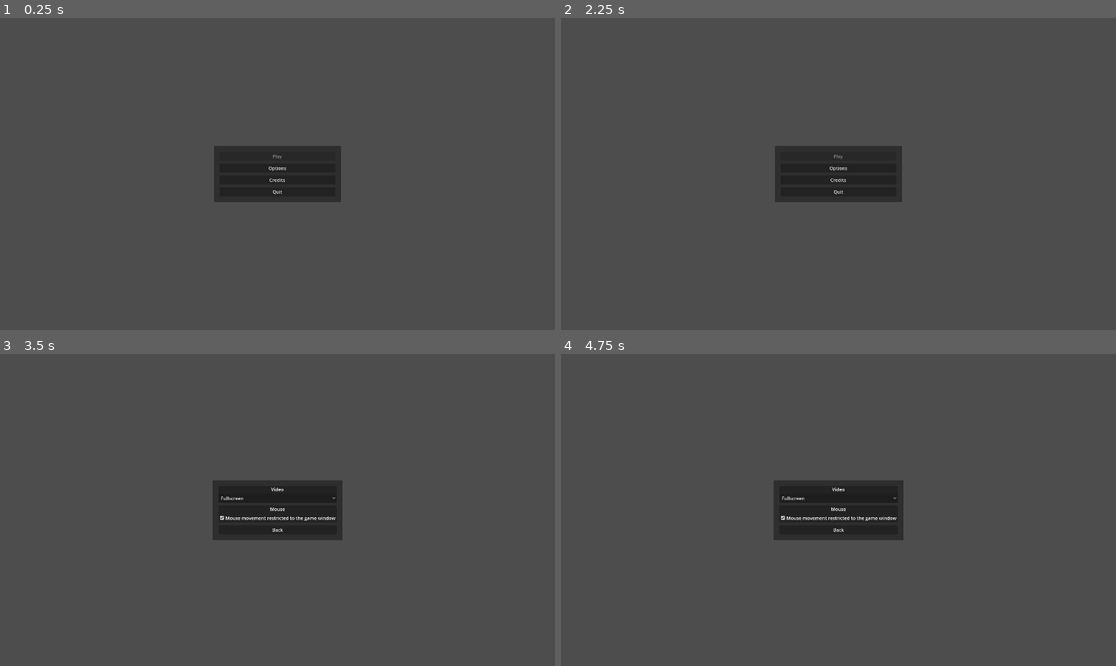
Above: before the commit, frames 1-4 (two rows, left to right).
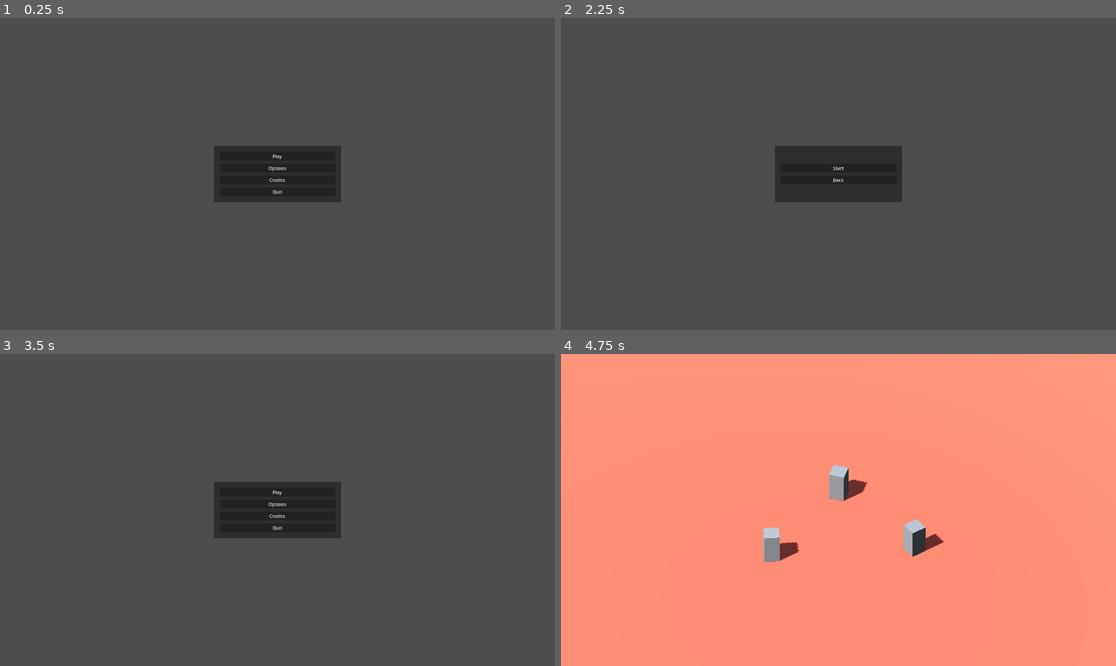
Above: after the commit, the same moments.

Repository: natelindev/command-horizon
Game: Godot game, scene res://source/Main.tscn
Two runs of this game, one before a commit and one after it. Both use one fixed random seed, a clock stepped at 60 frames per second and the inputs below.
Inputs (mouse positions are in pixels of both pictures, inside the frame that each line leads up to):
- Up to frame 1 (0.25 s): no input
- Up to frame 2 (2.25 s): click "Options" at 0.5 s; click "Back" at 1.25 s; click (838, 155) at 2 s, where only the run after the commit has a clickable "Play"
- Up to frame 3 (3.5 s): click "Options" (after the commit: "Back") at 2.75 s
- Up to frame 4 (4.75 s): click "Back" (after the commit: "Play") at 3.5 s; click (838, 503) at 4.25 s, where only the run after the commit has a clickable "Start"

The runs differ from the first frame. In frame 1, less than 0.1% of the frame differs, in the area x 49-51%, y 43-46%; in frame 2, less than 0.1%; in frame 3, 0.6%; in frame 4, 100%, in the area x 0-100%, y 0-100%.

Commit message:
Add dummy 'Play' menu pointing to dummy 'Match'

Diff:
--- a/source/main-menu/Main.gd
+++ b/source/main-menu/Main.gd
@@ -1,4 +1,8 @@
 extends Control
+
+
+func _on_play_button_pressed():
+	get_tree().change_scene_to_file("res://source/main-menu/Play.tscn")
 
 
 func _on_options_button_pressed():
--- a/source/main-menu/Main.tscn
+++ b/source/main-menu/Main.tscn
@@ -12,6 +12,7 @@
 script = ExtResource("1_2uj2d")
 
 [node name="MarginContainer" type="MarginContainer" parent="."]
+layout_mode = 1
 anchors_preset = 8
 anchor_left = 0.5
 anchor_top = 0.5
@@ -25,8 +26,7 @@
 grow_vertical = 2
 
 [node name="MarginContainer" type="MarginContainer" parent="MarginContainer"]
-offset_right = 440.0
-offset_bottom = 194.0
+layout_mode = 2
 theme_override_constants/margin_left = 20
 theme_override_constants/margin_top = 20
 theme_override_constants/margin_right = 20
@@ -34,47 +34,36 @@
 
 [node name="VBoxContainer" type="VBoxContainer" parent="MarginContainer/MarginContainer"]
 custom_minimum_size = Vector2(400, 0)
-offset_left = 20.0
-offset_top = 20.0
-offset_right = 420.0
-offset_bottom = 174.0
+layout_mode = 2
 theme_override_constants/separation = 10
 alignment = 1
 
 [node name="Button" type="Button" parent="MarginContainer/MarginContainer/VBoxContainer"]
-offset_right = 400.0
-offset_bottom = 31.0
+layout_mode = 2
 focus_mode = 0
-disabled = true
 text = "Play"
 
 [node name="Button2" type="Button" parent="MarginContainer/MarginContainer/VBoxContainer"]
-offset_top = 41.0
-offset_right = 400.0
-offset_bottom = 72.0
+layout_mode = 2
 focus_mode = 0
 text = "Options"
 
 [node name="Button3" type="Button" parent="MarginContainer/MarginContainer/VBoxContainer"]
-offset_top = 82.0
-offset_right = 400.0
-offset_bottom = 113.0
+layout_mode = 2
 focus_mode = 0
 text = "Credits"
 
 [node name="Button4" type="Button" parent="MarginContainer/MarginContainer/VBoxContainer"]
-offset_top = 123.0
-offset_right = 400.0
-offset_bottom = 154.0
+layout_mode = 2
 focus_mode = 0
 text = "Quit"
 
 [node name="Panel" type="Panel" parent="MarginContainer"]
 show_behind_parent = true
-offset_right = 440.0
-offset_bottom = 194.0
+layout_mode = 2
 mouse_filter = 2
 
+[connection signal="pressed" from="MarginContainer/MarginContainer/VBoxContainer/Button" to="." method="_on_play_button_pressed"]
 [connection signal="pressed" from="MarginContainer/MarginContainer/VBoxContainer/Button2" to="." method="_on_options_button_pressed"]
 [connection signal="pressed" from="MarginContainer/MarginContainer/VBoxContainer/Button3" to="." method="_on_credits_button_pressed"]
 [connection signal="pressed" from="MarginContainer/MarginContainer/VBoxContainer/Button4" to="." method="_on_quit_button_pressed"]
--- /dev/null
+++ b/source/main-menu/Play.gd
@@ -0,0 +1,9 @@
+extends Control
+
+
+func _on_start_button_pressed():
+	get_tree().change_scene_to_file("res://source/match/Match.tscn")
+
+
+func _on_back_button_pressed():
+	get_tree().change_scene_to_file("res://source/main-menu/Main.tscn")
--- /dev/null
+++ b/source/main-menu/Play.tscn
@@ -0,0 +1,65 @@
+[gd_scene load_steps=2 format=3 uid="uid://baeshrvg30aer"]
+
+[ext_resource type="Script" path="res://source/main-menu/Play.gd" id="1_o62d3"]
+
+[node name="Play" type="Control"]
+layout_mode = 3
+anchors_preset = 15
+anchor_right = 1.0
+anchor_bottom = 1.0
+grow_horizontal = 2
+grow_vertical = 2
+script = ExtResource("1_o62d3")
+
+[node name="MarginContainer" type="MarginContainer" parent="."]
+anchors_preset = 8
+anchor_left = 0.5
+anchor_top = 0.5
+anchor_right = 0.5
+anchor_bottom = 0.5
+offset_left = -55.0
+offset_top = -97.0
+offset_right = 55.0
+offset_bottom = 97.0
+grow_horizontal = 2
+grow_vertical = 2
+
+[node name="MarginContainer" type="MarginContainer" parent="MarginContainer"]
+offset_right = 440.0
+offset_bottom = 194.0
+theme_override_constants/margin_left = 20
+theme_override_constants/margin_top = 20
+theme_override_constants/margin_right = 20
+theme_override_constants/margin_bottom = 20
+
+[node name="VBoxContainer" type="VBoxContainer" parent="MarginContainer/MarginContainer"]
+custom_minimum_size = Vector2(400, 0)
+offset_left = 20.0
+offset_top = 20.0
+offset_right = 420.0
+offset_bottom = 174.0
+theme_override_constants/separation = 10
+alignment = 1
+
+[node name="Button" type="Button" parent="MarginContainer/MarginContainer/VBoxContainer"]
+offset_top = 41.0
+offset_right = 400.0
+offset_bottom = 72.0
+focus_mode = 0
+text = "Start"
+
+[node name="Button2" type="Button" parent="MarginContainer/MarginContainer/VBoxContainer"]
+offset_top = 82.0
+offset_right = 400.0
+offset_bottom = 113.0
+focus_mode = 0
+text = "Back"
+
+[node name="Panel" type="Panel" parent="MarginContainer"]
+show_behind_parent = true
+offset_right = 440.0
+offset_bottom = 194.0
+mouse_filter = 2
+
+[connection signal="pressed" from="MarginContainer/MarginContainer/VBoxContainer/Button" to="." method="_on_start_button_pressed"]
+[connection signal="pressed" from="MarginContainer/MarginContainer/VBoxContainer/Button2" to="." method="_on_back_button_pressed"]
--- /dev/null
+++ b/source/match/Match.tscn
@@ -0,0 +1,62 @@
+[gd_scene load_steps=7 format=3 uid="uid://b3lht12npqoff"]
+
+[sub_resource type="StandardMaterial3D" id="StandardMaterial3D_1na00"]
+albedo_color = Color(1, 0.396078, 0.298039, 1)
+
+[sub_resource type="PlaneMesh" id="PlaneMesh_5wwb3"]
+material = SubResource("StandardMaterial3D_1na00")
+size = Vector2(100, 100)
+
+[sub_resource type="BoxMesh" id="BoxMesh_qv7qt"]
+size = Vector3(1, 4, 1)
+
+[sub_resource type="ProceduralSkyMaterial" id="ProceduralSkyMaterial_ysb0j"]
+
+[sub_resource type="Sky" id="Sky_kunr4"]
+sky_material = SubResource("ProceduralSkyMaterial_ysb0j")
+
+[sub_resource type="Environment" id="Environment_qxcnu"]
+background_mode = 2
+sky = SubResource("Sky_kunr4")
+ambient_light_color = Color(1, 1, 1, 1)
+
+[node name="Match" type="Node3D"]
+
+[node name="DummyContent" type="Node3D" parent="."]
+
+[node name="MeshInstance3D" type="MeshInstance3D" parent="DummyContent"]
+mesh = SubResource("PlaneMesh_5wwb3")
+
+[node name="MeshInstance3D2" type="MeshInstance3D" parent="DummyContent"]
+transform = Transform3D(0.7979, 0, 0.60279, 0, 1, 0, -0.60279, 0, 0.7979, -4.79884, 0, -3.44205)
+mesh = SubResource("BoxMesh_qv7qt")
+
+[node name="MeshInstance3D3" type="MeshInstance3D" parent="DummyContent"]
+transform = Transform3D(1, 0, 0, 0, 1, 0, 0, 0, 1, 2.36871, 0, -4.30402)
+mesh = SubResource("BoxMesh_qv7qt")
+
+[node name="MeshInstance3D4" type="MeshInstance3D" parent="DummyContent"]
+transform = Transform3D(0.864134, 0, -0.503261, 0, 1, 0, 0.503261, 0, 0.864134, -2.42462, 0, 3.55337)
+mesh = SubResource("BoxMesh_qv7qt")
+
+[node name="Camera3D" type="Camera3D" parent="DummyContent"]
+transform = Transform3D(0.580191, -0.538039, 0.611467, 2.98023e-08, 0.750746, 0.660592, -0.81448, -0.383269, 0.435576, 3.45019, 7.613, 2.45773)
+projection = 1
+current = true
+size = 20.0
+
+[node name="Camera3D2" type="Camera3D" parent="DummyContent"]
+transform = Transform3D(0.580191, -0.538039, 0.611467, 2.98023e-08, 0.750746, 0.660592, -0.81448, -0.383269, 0.435576, 10.6065, 15.3442, 7.55549)
+fov = 22.6
+size = 20.0
+
+[node name="WorldEnvironment" type="WorldEnvironment" parent="DummyContent"]
+environment = SubResource("Environment_qxcnu")
+
+[node name="DirectionalLight3D" type="DirectionalLight3D" parent="DummyContent"]
+transform = Transform3D(1, 0, 0, 0, 0.621449, 0.783455, 0, -0.783455, 0.621449, 0, 38.7614, 0)
+shadow_enabled = true
+shadow_blur = 0.06
+directional_shadow_mode = 1
+directional_shadow_split_1 = 0.009
+directional_shadow_pancake_size = 1024.0
